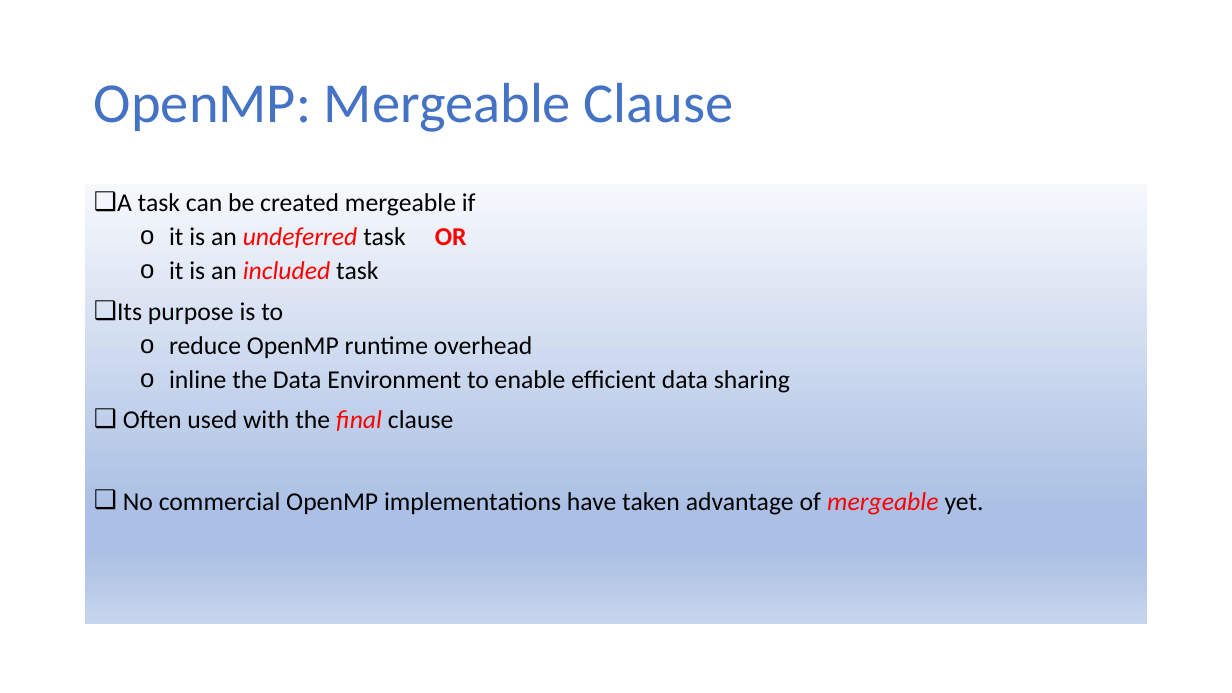
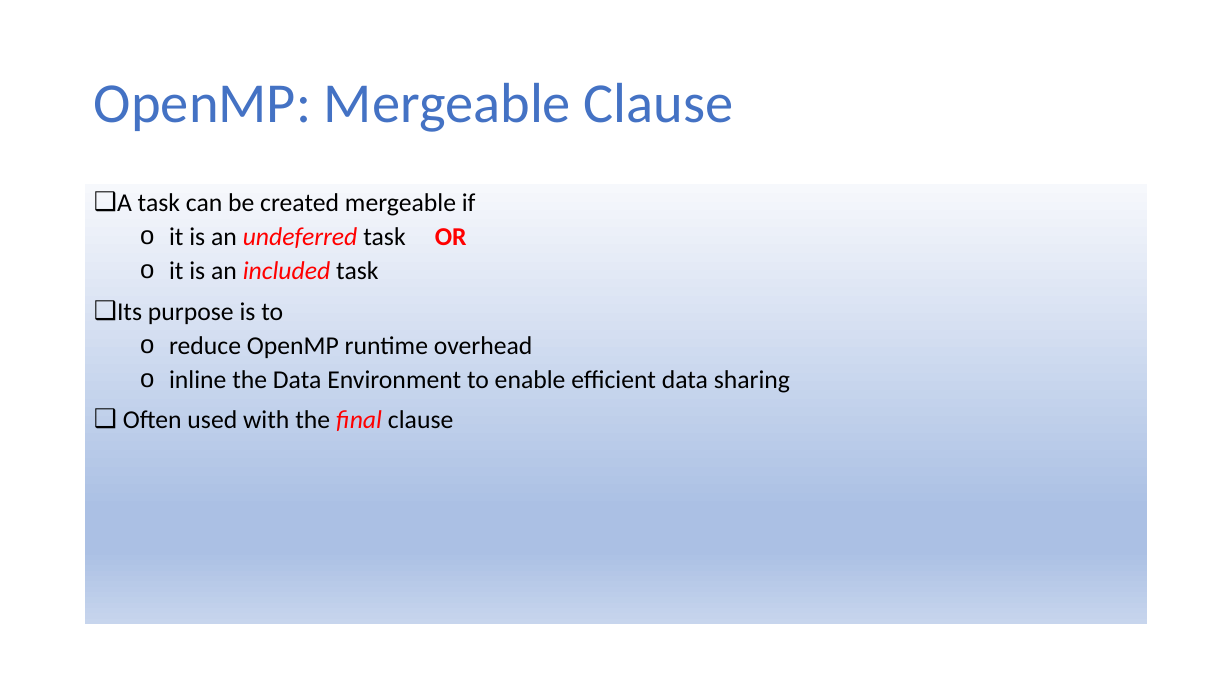
Before and after one commit to ekkapotc/PC, a slide deck: slide 39 of Slides/Lecture 8.pptx. Drawn at 1232x693 pixels with LibreOffice and Linux fonts; fonts in the diff are those of the drawing. Boxes give left, top, right and bottom in pixels: in the first picture for what was removed or moved away, otherwise in the second. Text is boxed around its words. In the diff, an @@ line names an element or a change of style, - is before the commit and + after.

```diff
--- a/Slides/Lecture 8.pptx
+++ b/Slides/Lecture 8.pptx
@@ text at [123,492,984,515]: paragraph removed @@
-❑ No commercial OpenMP implementations have taken advantage of mergeable yet.
```
Also in this commit, not shown: 9 other slides changed, 1 other file.
